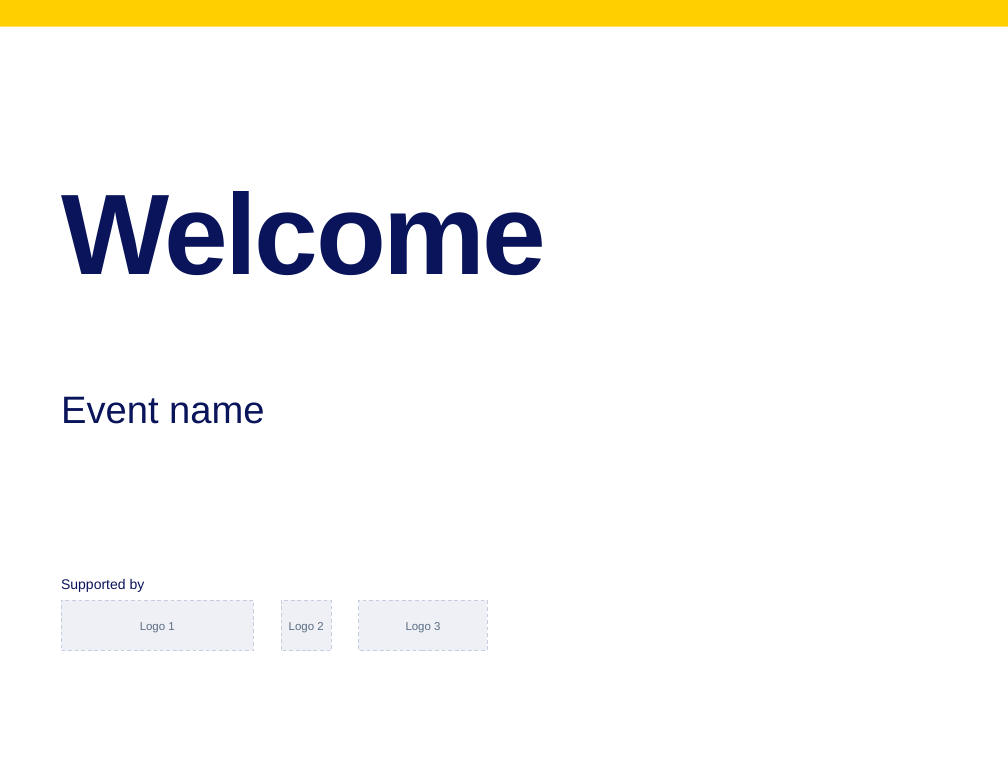
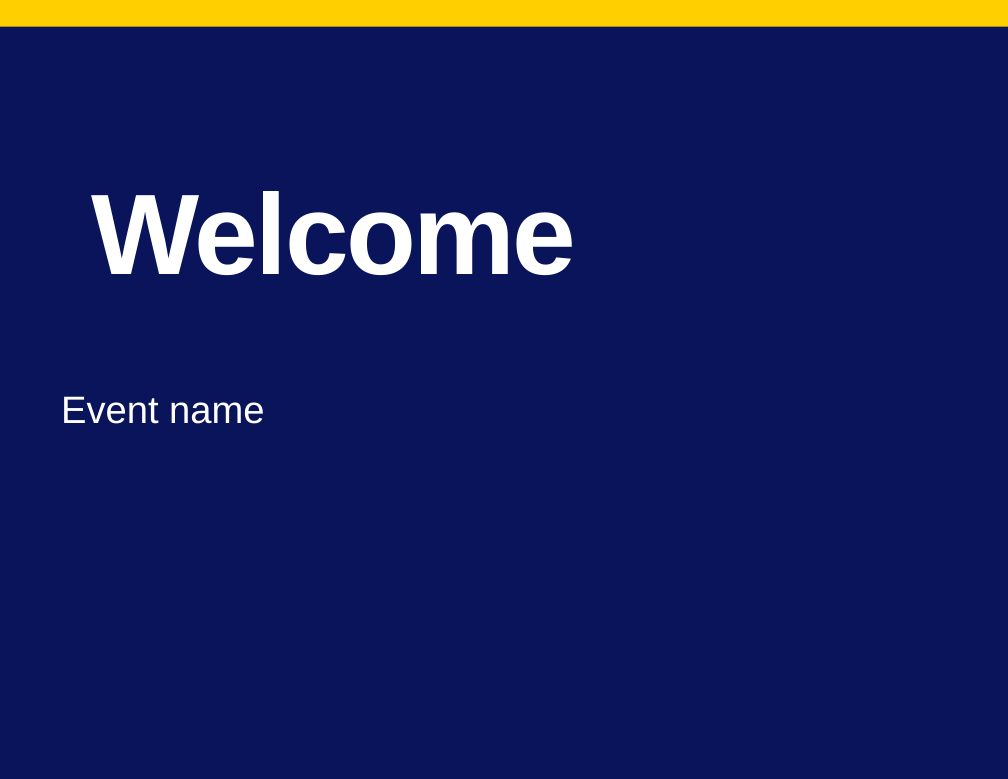
Before and after one commit to NashvillePBS/wnpt-lowerthird, a slide deck: slide 1 of templates/signs/NashvillePBS-EventSigns-Letter-Landscape.pptx. Drawn at 1008x779 pixels with LibreOffice and Linux fonts; fonts in the diff are those of the drawing; background and template pictures are left out. Boxes give left, top, right and bottom in pixels: in the first picture for what was removed or moved away, otherwise in the second. Text is boxed around its words. In the diff, an @@ line names an element or a change of style, - is before the commit and + after.

```diff
--- a/templates/signs/NashvillePBS-EventSigns-Letter-Landscape.pptx
+++ b/templates/signs/NashvillePBS-EventSigns-Letter-Landscape.pptx
@@ background #FFFFFF to #0A145A @@
@@ title "Welcome" at (x1=91, y1=191, x2=576, y2=275): text colour #0A145A to #FFFFFF; alignment left to centre @@
@@ text "Event name" at (x1=61, y1=396, x2=264, y2=424): text colour #0A145A to #FFFFFF @@
@@ text removed at (x1=61, y1=579, x2=145, y2=592) @@
-Supported by
@@ rectangle removed at (x1=61, y1=600, x2=254, y2=651) @@
@@ text removed at (x1=140, y1=622, x2=174, y2=633) @@
-Logo 1
@@ rectangle removed at (x1=281, y1=600, x2=332, y2=651) @@
@@ text removed at (x1=289, y1=622, x2=323, y2=633) @@
-Logo 2
@@ rectangle removed at (x1=359, y1=600, x2=488, y2=651) @@
@@ text removed at (x1=406, y1=622, x2=440, y2=633) @@
-Logo 3
```
Also in this commit, not shown: 8 other slides changed, 6 other files.
